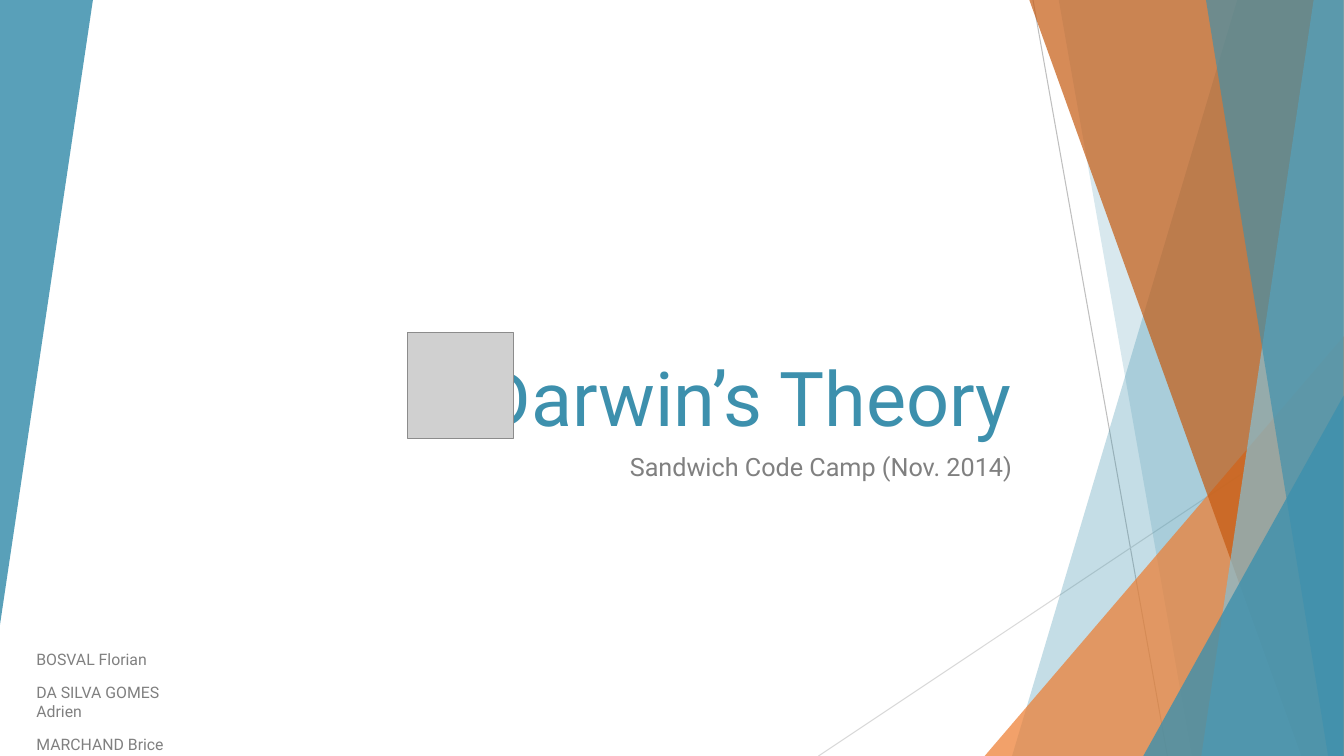
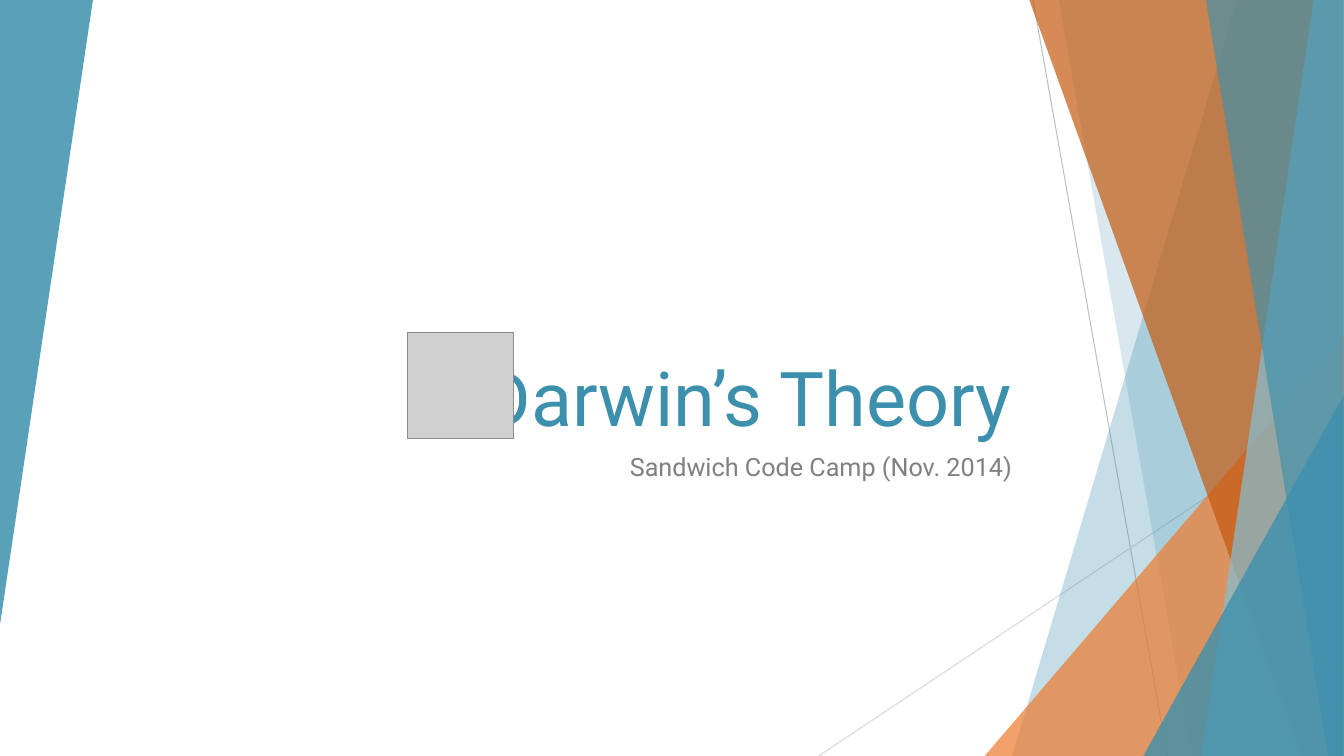
Before and after one commit to Metalhearf/web_darwin, a slide deck: slide 1 of powerpoint/scc_darwinstheory.pptx. Drawn at 1344x756 pixels with LibreOffice and Linux fonts; fonts in the diff are those of the drawing; grey boxes stand for pictures. Boxes give left, top, right and bottom in pixels: in the first picture for what was removed or moved away, otherwise in the second. Text is boxed around its words. In the diff, an @@ line names an element or a change of style, - is before the commit and + after.

Commit message:
correct

```diff
--- a/powerpoint/scc_darwinstheory.pptx
+++ b/powerpoint/scc_darwinstheory.pptx
@@ text removed at bbox=[36, 653, 164, 750] @@
-BOSVAL Florian
-DA SILVA GOMES Adrien
-MARCHAND Brice
```
